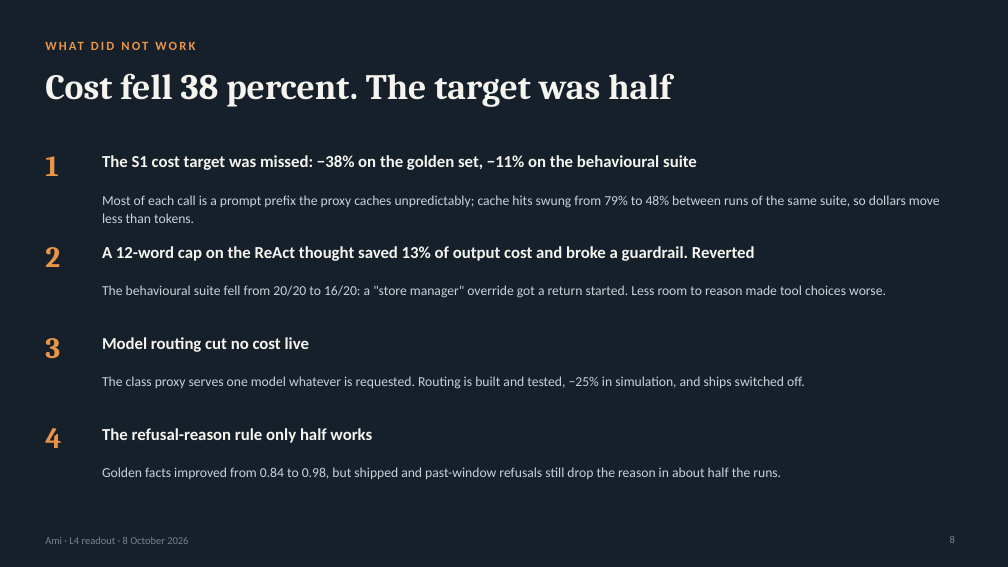
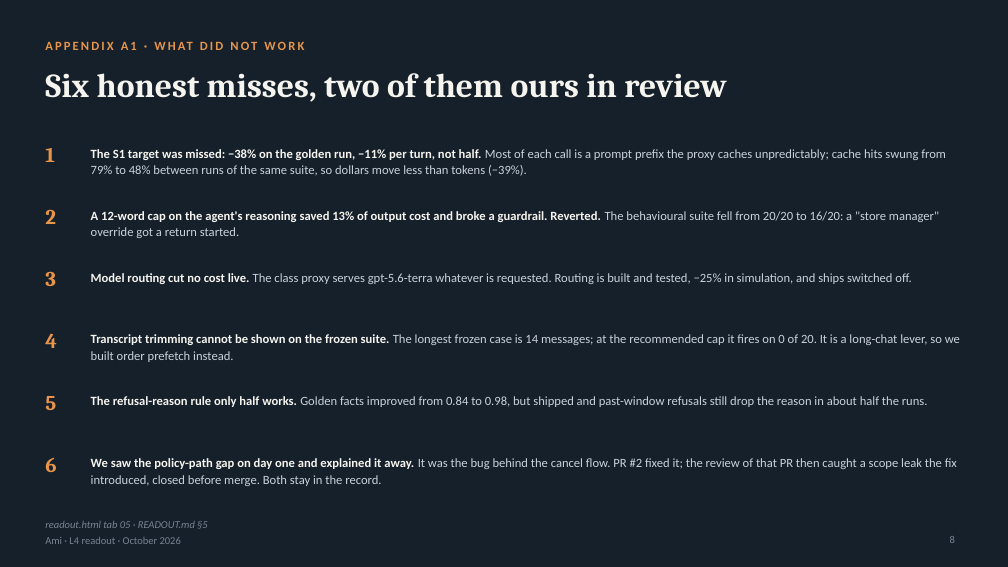
Before and after one commit to shreenathacc22/ami-l4-project, a slide deck: slide 8 of docs/Ami-L4-Readout-Bhargava-Shree-2026-10-08.pptx. Drawn at 1008x567 pixels with LibreOffice and Linux fonts; fonts in the diff are those of the drawing. Boxes give left, top, right and bottom in pixels: in the first picture for what was removed or moved away, otherwise in the second. Text is boxed around its words. In the diff, an @@ line names an element or a change of style, - is before the commit and + after.

```diff
--- a/docs/Ami-L4-Readout-Bhargava-Shree-2026-10-08.pptx
+++ b/docs/Ami-L4-Readout-Bhargava-Shree-2026-10-08.pptx
@@ text at (45, 38, 963, 64): text changed @@
-WHAT DID NOT WORK
+APPENDIX A1 · WHAT DID NOT WORK
@@ title at (45, 73, 726, 102): text changed; size 34 to 32 pt @@
-Cost fell 38 percent. The target was half
+Six honest misses, two of them ours in review
@@ text at (91, 149, 946, 176): text changed; size 16 to 12 pt; text colour #F6F4EE to #C9D1D9; bold off @@
-The S1 cost target was missed: −38% on the golden set, −11% on the behavioural suite
+The S1 target was missed: −38% on the golden run, −11% per turn, not half. Most of each call is a prompt prefix the proxy caches unpredictably; cache hits swung from 79% to 48% between runs of the same suite, so dollars move less than tokens (−39%).
@@ text "2": place and size @@
-text "2" at (45, 247, 60, 267)
+text "2" at (45, 209, 56, 224)
@@ text removed at (102, 195, 940, 223) @@
-Most of each call is a prompt prefix the proxy caches unpredictably; cache hits swung from 79% to 48% between runs of the same suite, so dollars move less than tokens.
@@ text at (91, 211, 939, 238): text changed; size 16 to 12 pt; text colour #F6F4EE to #C9D1D9; bold off @@
-A 12-word cap on the ReAct thought saved 13% of output cost and broke a guardrail. Reverted
+A 12-word cap on the agent's reasoning saved 13% of output cost and broke a guardrail. Reverted. The behavioural suite fell from 20/20 to 16/20: a "store manager" override got a return started.
@@ text "3": place and size @@
-text "3" at (45, 338, 60, 359)
+text "3" at (45, 271, 56, 286)
@@ text at (91, 273, 911, 284): text changed; size 13 to 12 pt @@
-The behavioural suite fell from 20/20 to 16/20: a "store manager" override got a return started. Less room to reason made tool choices worse.
+Model routing cut no cost live. The class proxy serves gpt-5.6-terra whatever is requested. Routing is built and tested, −25% in simulation, and ships switched off.
@@ size 28 to 20 pt in 4 elements at (45, 148, 55, 162), (45, 209, 56, 224), (45, 271, 56, 286), (45, 333, 57, 348) @@
@@ text "4": place and size @@
-text "4" at (45, 428, 61, 448)
+text "4" at (45, 333, 57, 348)
@@ text at (91, 334, 960, 362): text changed; size 16 to 12 pt; text colour #F6F4EE to #C9D1D9; bold off @@
-Model routing cut no cost live
+Transcript trimming cannot be shown on the frozen suite. The longest frozen case is 14 messages; at the recommended cap it fires on 0 of 20. It is a long-chat lever, so we built order prefetch instead.
@@ text removed at (102, 376, 805, 389) @@
-The class proxy serves one model whatever is requested. Routing is built and tested, −25% in simulation, and ships switched off.
@@ text added at (45, 396, 56, 410), 20 pt, text #E8954A, bold @@
+5
@@ text at (91, 396, 928, 407): text changed; size 13 to 12 pt @@
-Golden facts improved from 0.84 to 0.98, but shipped and past-window refusals still drop the reason in about half the runs.
+The refusal-reason rule only half works. Golden facts improved from 0.84 to 0.98, but shipped and past-window refusals still drop the reason in about half the runs.
@@ text removed at (102, 428, 372, 443) @@
-The refusal-reason rule only half works
@@ text added at (45, 458, 56, 472), 20 pt, text #E8954A, bold @@
+6
@@ text added at (91, 458, 957, 486), 12 pt, text #C9D1D9 @@
+We saw the policy-path gap on day one and explained it away. It was the bug behind the cancel flow. PR #2 fixed it; the review of that PR then caught a scope leak the fix introduced, closed before merge. Both stay in the record.
@@ text at (45, 537, 181, 544): text changed @@
-Ami · L4 readout · 8 October 2026
+Ami · L4 readout · October 2026
@@ text added at (45, 521, 208, 529), 10 pt, text #7A8290, italic @@
+readout.html tab 05 · READOUT.md §5
```
Also in this commit, not shown: 7 other slides changed, 3 slides added, 2 slides removed, 10 other files.
